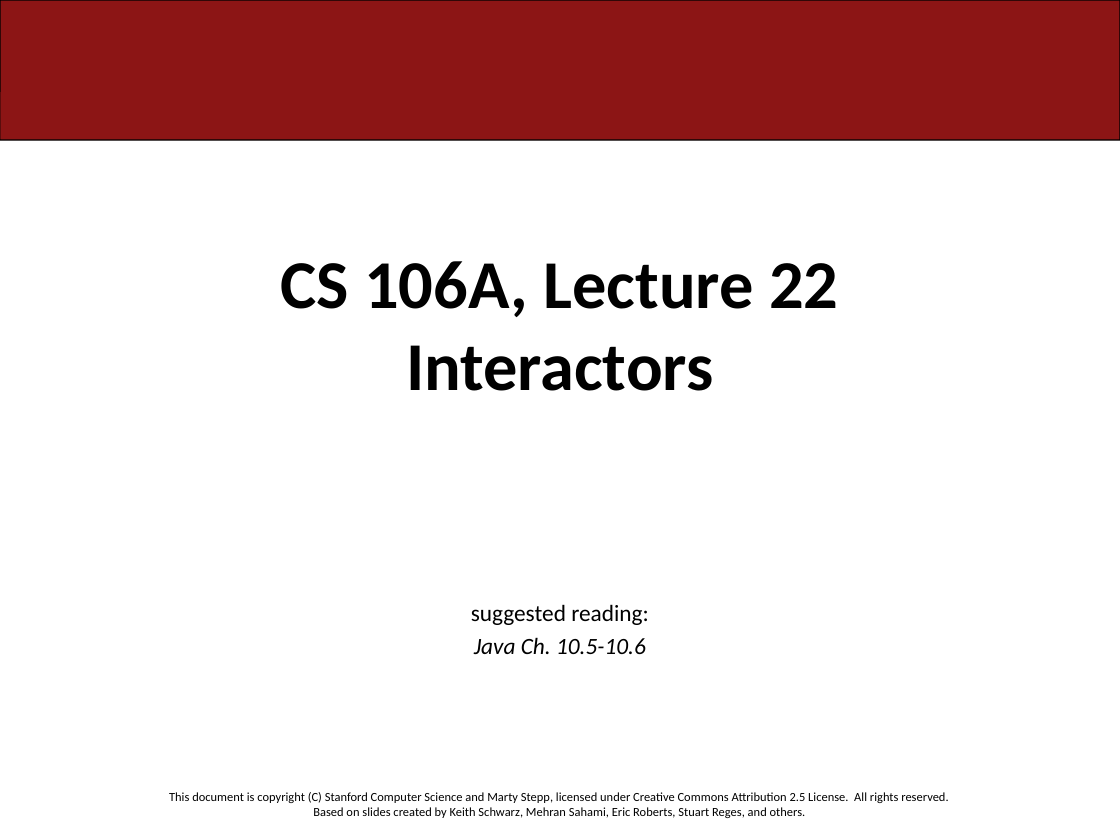
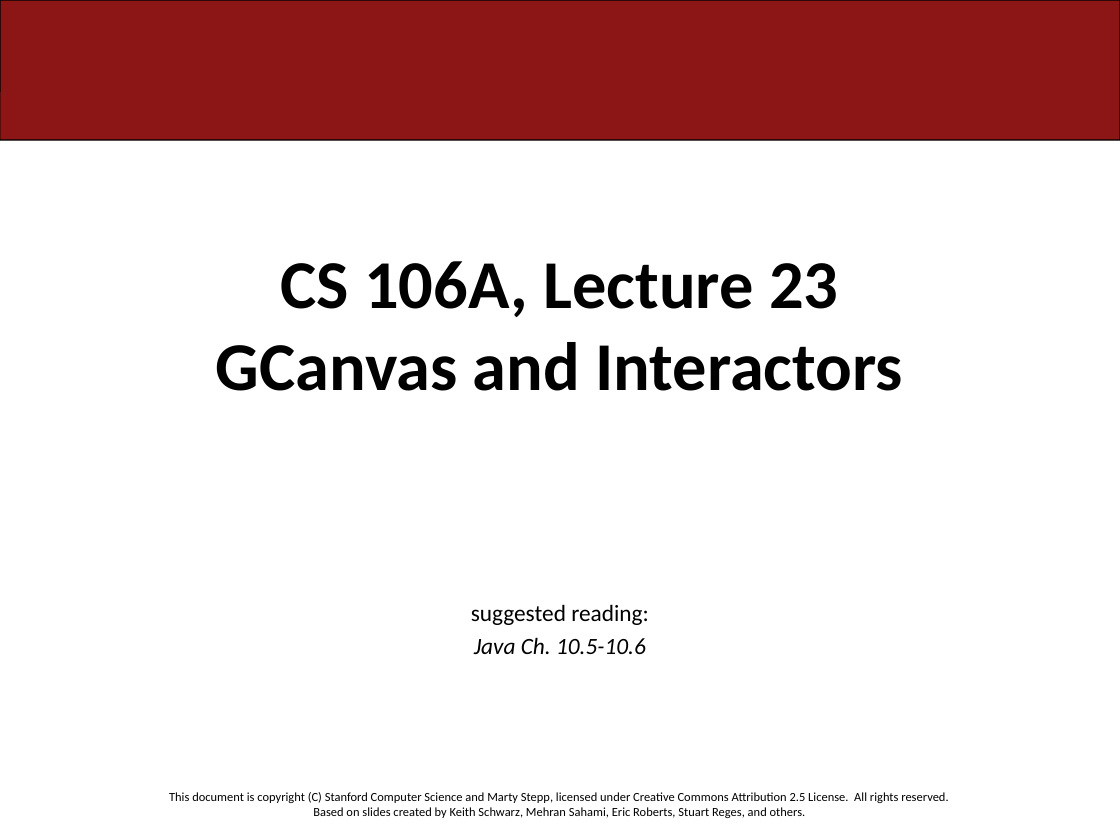
Before and after one commit to ckincaid17/cs106a-summer-2018, a slide deck: slide 1 of WWW/lectures/Lecture23/Lecture23.pptx. Drawn at 1120x840 pixels with LibreOffice and Linux fonts; fonts in the diff are those of the drawing. Boxes give left, top, right and bottom in pixels: in the first picture for what was removed or moved away, otherwise in the second. Text is boxed around its words. In the diff, an @@ line names an element or a change of style, - is before the commit and + after.

Commit message:
Lecture 24

```diff
--- a/WWW/lectures/Lecture23/Lecture23.pptx
+++ b/WWW/lectures/Lecture23/Lecture23.pptx
@@ title at (216,261,903,391): text changed @@
-CS 106A, Lecture 22
-Interactors
+CS 106A, Lecture 23
+GCanvas and Interactors
```
Also in this commit, not shown: 23 other files.
